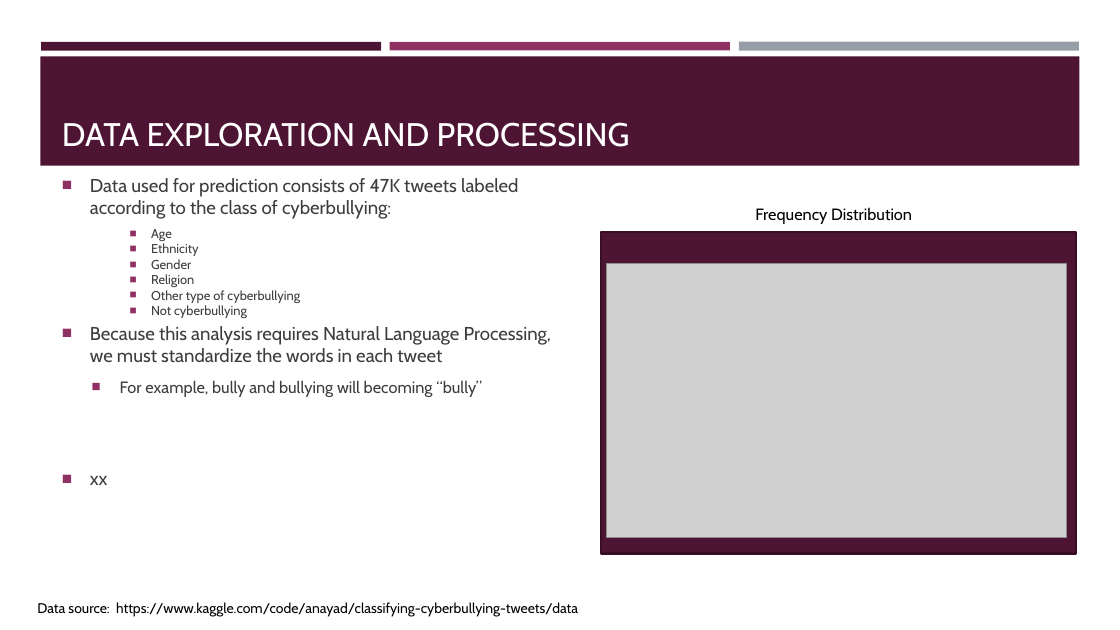
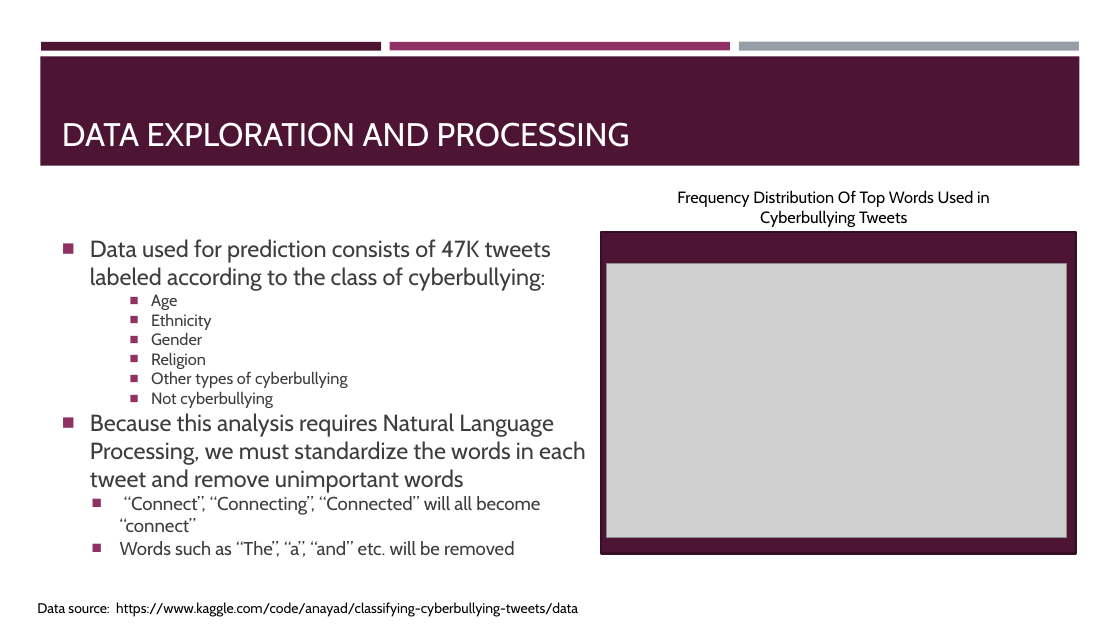
Before and after one commit to sabinabains/dsc-phase-4-project, a slide deck: slide 4 of dsc-phase-4-project-presentation 8.1.pptx. Drawn at 1120x630 pixels with LibreOffice and Linux fonts; fonts in the diff are those of the drawing; grey boxes stand for pictures. Boxes give left, top, right and bottom in pixels: in the first picture for what was removed or moved away, otherwise in the second. Text is boxed around its words. In the diff, an @@ line names an element or a change of style, - is before the commit and + after.

```diff
--- a/dsc-phase-4-project-presentation 8.1.pptx
+++ b/dsc-phase-4-project-presentation 8.1.pptx
@@ text at [677, 190, 990, 227]: text changed @@
-Frequency Distribution
+Frequency Distribution Of Top Words Used in Cyberbullying Tweets
@@ text at [90, 239, 551, 408]: size 16 to 20 pt in "Data used for prediction consists of 47K ..."; size 11 to 14 pt in "Age", "Ethnicity", "Gender", "Religion" and 1 more places; less space between paragraphs @@
@@ text at [151, 371, 348, 388]: text changed; size 11 to 14 pt @@
-        ■ Other type of cyberbullying
+        ■ Other types of cyberbullying
@@ text at [90, 413, 585, 557]: text changed; size 16 to 20 pt @@
-■ Because this analysis requires Natural Language Processing, we must standardize the words in each tweet
-  ■ For example, bully and bullying will becoming “bully”
-■ xx
+■ Because this analysis requires Natural Language Processing, we must standardize the words in each tweet and remove unimportant words
+  ■ “Connect”, “Connecting”, “Connected” will all become “connect”
+  ■ Words such as “The”, “a”, “and” etc. will be removed
```
Also in this commit, not shown: 6 other slides changed, 3 other files.
